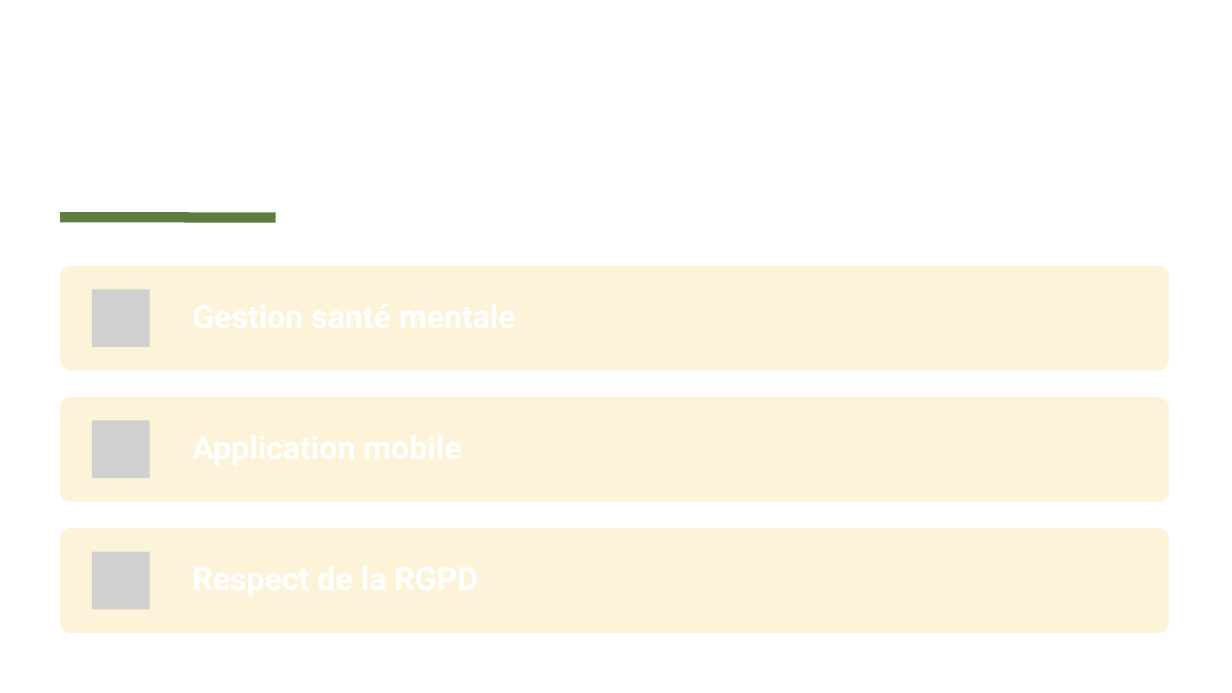
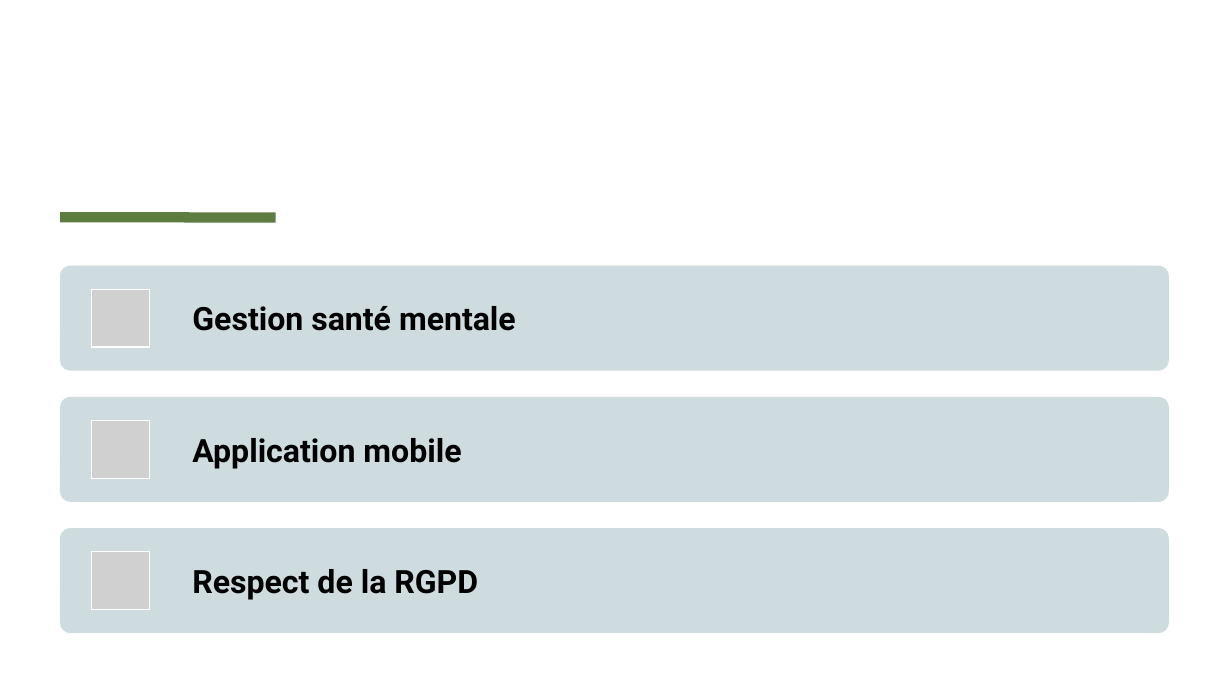
Before and after one commit to RMurier/CESI-BAC-3-CUBE-2-PERSO, a slide deck: slide 4 of documents/CESIZen.pptx. Drawn at 1232x693 pixels with LibreOffice and Linux fonts; fonts in the diff are those of the drawing; grey boxes stand for pictures. Boxes give left, top, right and bottom in pixels: in the first picture for what was removed or moved away, otherwise in the second. Text is boxed around its words. In the diff, an @@ line names an element or a change of style, - is before the commit and + after.

Commit message:
feat: ppt

```diff
--- a/documents/CESIZen.pptx
+++ b/documents/CESIZen.pptx
@@ text added at (192, 306, 516, 331), 25 pt, text #000000, bold @@
+Gestion santé mentale
@@ text added at (192, 438, 461, 469), 25 pt, text #000000, bold @@
+Application mobile
@@ fill #FDF4D9 to #CFDDE0 in 3 elements at (60, 266, 1169, 372), (60, 397, 1169, 503), (60, 529, 1169, 634) @@
@@ text added at (192, 569, 478, 600), 25 pt, text #000000, bold @@
+Respect de la RGPD
```
Also in this commit, not shown: 1 other slide changed, 8 slides added, 1 other file.
